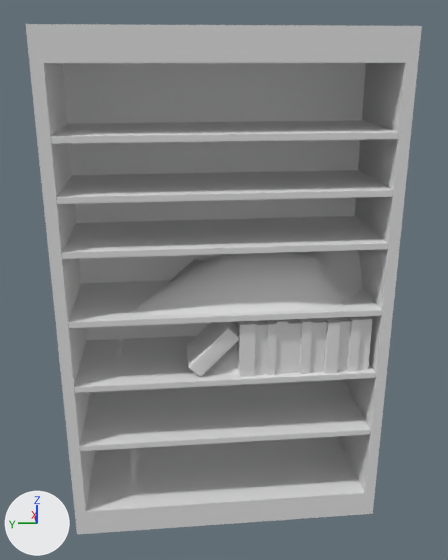
Before and after pictures for a commit that changed the Blender file Assets/models/house/floor02/secret_room_sw/secret_room_sw_furniture.blend.
Camera for both pictures: a 50 mm lens placed at (-3.72, 1.35, 3.84), pointed at (1.08, 0.87, 2.08). The axes (+X, +Y, +Z) are drawn at lower left. The lights are the same throughout.

Before the edit, the objects in view are built like this:
```python
me_cube = bpy.data.meshes.new('Cube')
me_cube.from_pydata(...)  # 110 vertices, 66 faces; spans x -0.37..0.49, y -1.28..1.28, z -2.0..2.0
me_cube.materials.append(mat_secret_room_sw_shelves)  # its picture is missing
me_cube_002 = bpy.data.meshes.new('Cube.002')
me_cube_002.from_pydata(...)  # 159 vertices, 129 faces; spans x -0.19..0.229, y -0.528..0.528, z -0.225..0.244
me_cube_002.materials.append(mat_secret_room_sw_bow_row01)  # its picture is missing
me_cube_005 = bpy.data.meshes.new('Cube.005')
me_cube_005.from_pydata([(-0.42, -1.19, -0.02), (-0.42, -1.19, 0.02), (-0.42, 1.19, -0.02), (-0.42, 1.19, 0.02), (0.42, -1.19, -0.02), (0.42, -1.19, 0.02), (0.42, 1.19, -0.02), (0.42, 1.19, 0.02)], [], [(7, 5, 4, 6), (0, 2, 6, 4), (5, 7, 3, 1)])
me_cube_005.materials.append(mat_secret_room_sw_book_shelves_shelf01)  # its picture is missing
ob_book_row_001 = bpy.data.objects.new('book_row.001', me_cube_002)
ob_book_row_001.parent = ob_secret_room_sw_furniture
ob_book_row_001.matrix_parent_inverse = Matrix(((-1.0, 0.0, 0.0, 0.0), (0.0, -1.0, 0.0, 0.0), (0.0, 0.0, 1.0, 0.0), (0.0, 0.0, 0.0, 1.0)))
ob_book_row_001.location = (-1.871, 0.62, 1.632)
ob_book_shelf = bpy.data.objects.new('book_shelf', me_cube)
ob_book_shelf.parent = ob_secret_room_sw_furniture
ob_book_shelf.matrix_parent_inverse = Matrix(((-1.0, 0.0, 0.0, 0.0), (0.0, -1.0, 0.0, 0.0), (0.0, 0.0, 1.0, 0.0), (0.0, 0.0, 0.0, 1.0)))
ob_book_shelf.location = (-2.105, 0.0, 2.014)
ob_book_shelf_000 = bpy.data.objects.new('book_shelf.000', me_cube_005)
ob_book_shelf_000.parent = ob_book_shelf
ob_book_shelf_000.matrix_parent_inverse = Matrix(((1.0, 0.0, 0.0, 2.105), (0.0, 1.0, 0.0, 0.0), (0.0, 0.0, 1.0, -2.014), (0.0, 0.0, 0.0, 1.0)))
ob_book_shelf_000.location = (-2.041, 0.0, 3.296)
# also in view: 'book_shelf.001' at (1.01, 0.89, 0.87); 'book_shelf.004' at (1.01, 0.89, 1.95); 'book.001' at (0.84, 0.99, 1.63); 'webs03' at (1.01, 0.69, 2.15); 'book_shelf.002' at (1.01, 0.89, 2.89)
```
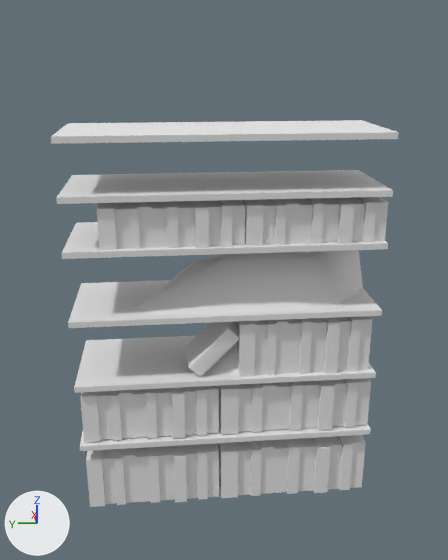
Where the change shows, as pixel boxes [x1, y1, x2, y2] in the pictures (448 x 560 px):
'book_shelf', hidden
    before: [26, 24, 422, 535]
'book_row.003', added
    after: [218, 435, 366, 498]
'book_row.004', added
    after: [86, 443, 219, 507]
'book_row.006', added
    after: [218, 378, 371, 435]
'book_row.002', added
    after: [97, 200, 245, 250]
'book_row.005', added
    after: [80, 386, 219, 442]
'book_row.000', added
    after: [242, 197, 388, 246]
'book_shelf.001', unchanged, covered by the edit
    before: [80, 380, 371, 451]
    after: [80, 424, 371, 451]
'book_shelf.003', unchanged, covered by the edit
    before: [62, 216, 388, 259]
    after: [62, 222, 388, 259]

The change, as a list of edits to the scene's bpy script:
```text
Change ob_book_shelf:
    add ob_book_shelf.hide_set(True)  # wire or fog, not drawn
Add ob_book_row_000:
    ob_book_row_000 = bpy.data.objects.new('book_row.000', me_cube_002.copy())  # the mesh of ob_book_row_001
    ob_book_row_000.parent = ob_secret_room_sw_furniture
    ob_book_row_000.matrix_parent_inverse = Matrix(((-1.0, 0.0, 0.0, 0.0), (0.0, -1.0, 0.0, 0.0), (0.0, 0.0, 1.0, 0.0), (0.0, 0.0, 0.0, 1.0)))
    ob_book_row_000.location = (-1.871, 0.661, 2.654)
    ob_book_row_000.scale = (1.0, 1.0, 0.642)
Add ob_book_row_002:
    ob_book_row_002 = bpy.data.objects.new('book_row.002', me_cube_002.copy())  # the mesh of ob_book_row_001
    ob_book_row_002.parent = ob_secret_room_sw_furniture
    ob_book_row_002.matrix_parent_inverse = Matrix(((-1.0, 0.0, 0.0, 0.0), (0.0, -1.0, 0.0, 0.0), (0.0, 0.0, 1.0, 0.0), (0.0, 0.0, 0.0, 1.0)))
    ob_book_row_002.location = (-1.871, -0.403, 2.654)
    ob_book_row_002.scale = (1.0, 1.0, 0.642)
Add ob_book_row_003:
    ob_book_row_003 = bpy.data.objects.new('book_row.003', me_cube_002.copy())  # the mesh of ob_book_row_001
    ob_book_row_003.parent = ob_secret_room_sw_furniture
    ob_book_row_003.matrix_parent_inverse = Matrix(((-1.0, 0.0, 0.0, 0.0), (0.0, -1.0, 0.0, 0.0), (0.0, 0.0, 1.0, 0.0), (0.0, 0.0, 0.0, 1.0)))
    ob_book_row_003.location = (-1.871, 0.564, 0.486)
    ob_book_row_003.scale = (1.0, 1.17, 1.0)
Add ob_book_row_004:
    ob_book_row_004 = bpy.data.objects.new('book_row.004', me_cube_002.copy())  # the mesh of ob_book_row_001
    ob_book_row_004.parent = ob_secret_room_sw_furniture
    ob_book_row_004.matrix_parent_inverse = Matrix(((-1.0, 0.0, 0.0, 0.0), (0.0, -1.0, 0.0, 0.0), (0.0, 0.0, 1.0, 0.0), (0.0, 0.0, 0.0, 1.0)))
    ob_book_row_004.location = (-1.871, -0.617, 0.486)
    ob_book_row_004.scale = (1.0, 1.03, 1.0)
Add ob_book_row_005:
    ob_book_row_005 = bpy.data.objects.new('book_row.005', me_cube_002.copy())  # the mesh of ob_book_row_001
    ob_book_row_005.parent = ob_secret_room_sw_furniture
    ob_book_row_005.matrix_parent_inverse = Matrix(((-1.0, 0.0, 0.0, 0.0), (0.0, -1.0, 0.0, 0.0), (0.0, 0.0, 1.0, 0.0), (0.0, 0.0, 0.0, 1.0)))
    ob_book_row_005.location = (-1.871, -0.617, 1.101)
    ob_book_row_005.scale = (1.0, 1.03, 0.893)
Add ob_book_row_006:
    ob_book_row_006 = bpy.data.objects.new('book_row.006', me_cube_002.copy())  # the mesh of ob_book_row_001
    ob_book_row_006.parent = ob_secret_room_sw_furniture
    ob_book_row_006.matrix_parent_inverse = Matrix(((-1.0, 0.0, 0.0, 0.0), (0.0, -1.0, 0.0, 0.0), (0.0, 0.0, 1.0, 0.0), (0.0, 0.0, 0.0, 1.0)))
    ob_book_row_006.location = (-1.871, 0.564, 1.101)
    ob_book_row_006.scale = (1.0, 1.17, 0.893)
```
